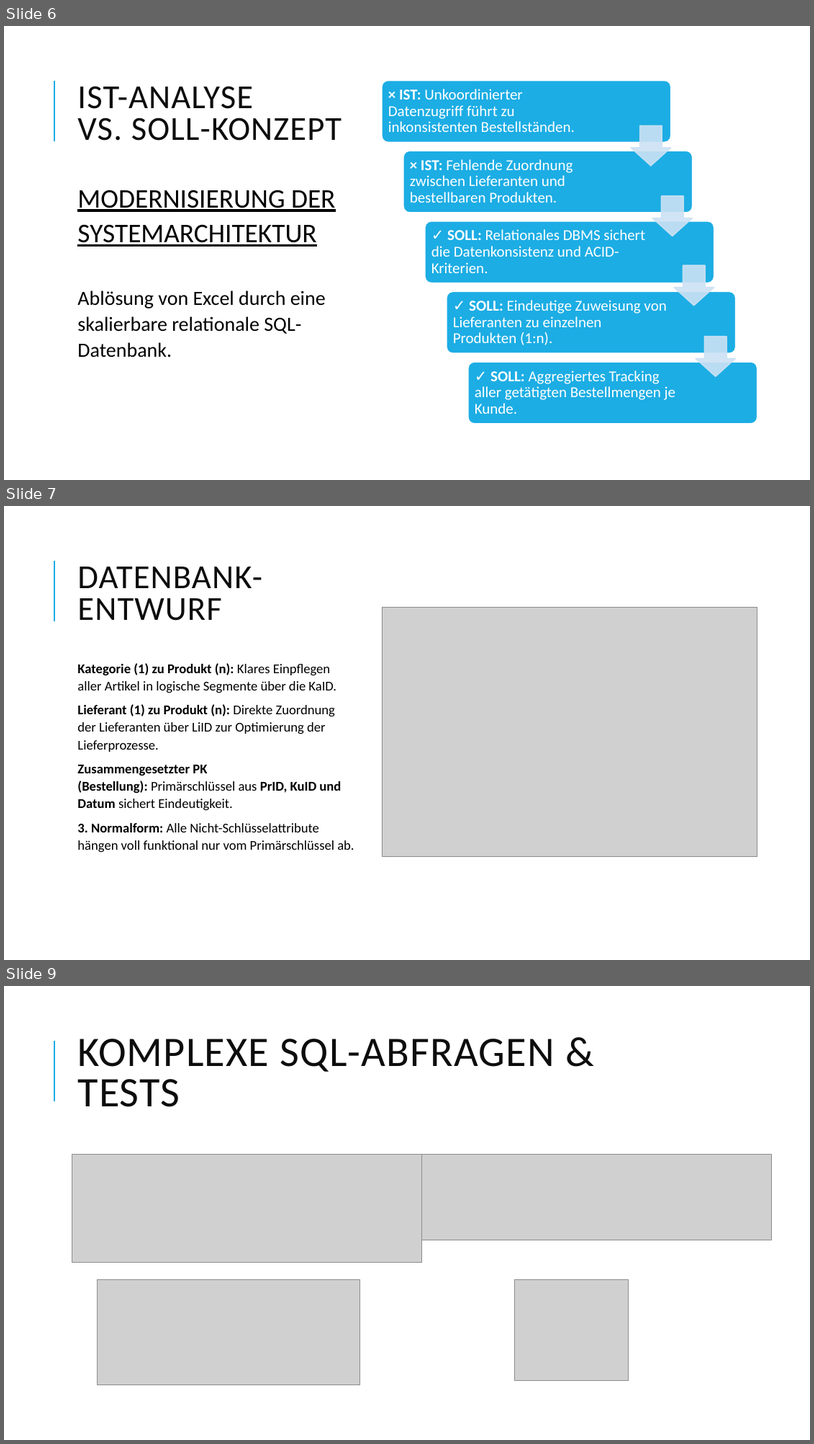
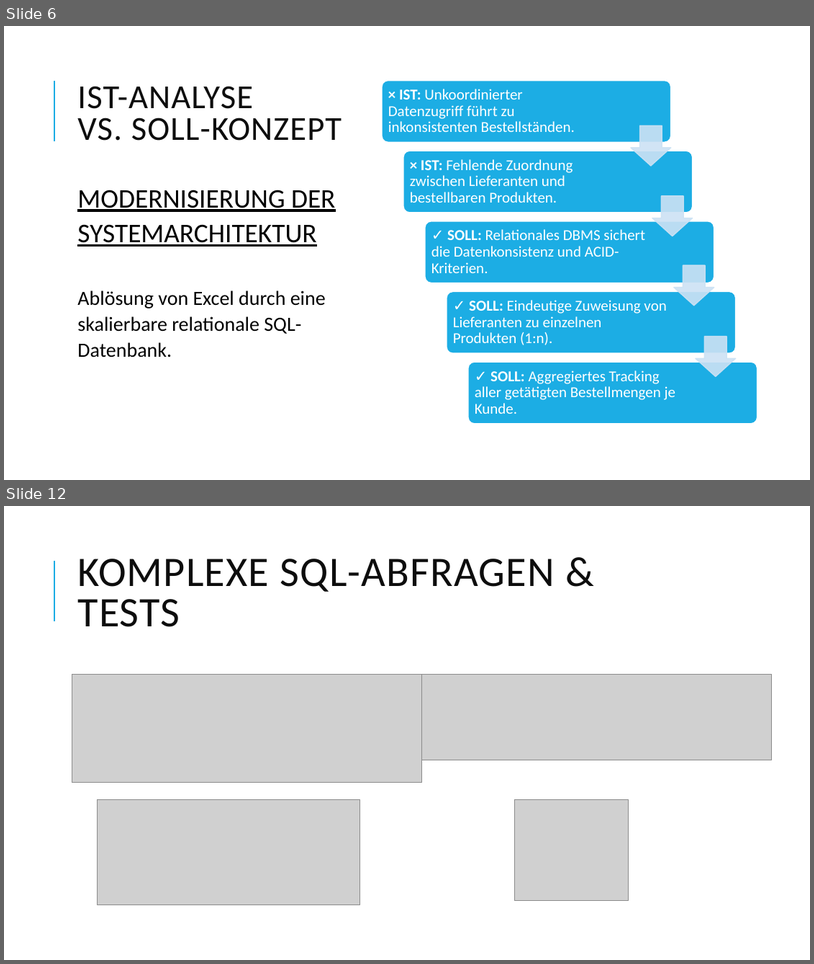
Before and after one commit to anassyno/teamprojekt, a slide deck: Präsentation Projekt DB.pptx. Shown one above the other, each under a label of ours: slides 6, 7 and 9 before the commit, slides 6 and 12 after it; the slides between them are not shown. The pictures are 814x1444 and 814x964 pixels, drawn with LibreOffice and Linux fonts; fonts in the diff are those of the drawing; grey boxes stand for pictures. Boxes give left, top, right and bottom in pixels: in the first picture for what was removed or moved away, otherwise in the second. Text is boxed around its words. In the diff, an @@ line names an element or a change of style, - is before the commit and + after.

```diff
--- a/Präsentation Projekt DB.pptx
+++ b/Präsentation Projekt DB.pptx
@@ slide 7 removed at (4, 506, 810, 960), background #FFFFFF; not listed: 1 template element that a slide beside it also shows @@
@@ title removed at (77, 566, 262, 620) @@
-DATENBANK-ENTWURF
@@ picture removed at (382, 608, 758, 856) @@
@@ text removed at (77, 663, 354, 852) @@
-Kategorie (1) zu Produkt (n): Klares Einpflegen aller Artikel in logische Segmente über die KaID.
-Lieferant (1) zu Produkt (n): Direkte Zuordnung der Lieferanten über LiID zur Optimierung der Lieferprozesse.
-Zusammengesetzter PK (Bestellung): Primärschlüssel aus PrID, KuID und Datum sichert Eindeutigkeit.
-3. Normalform: Alle Nicht-Schlüsselattribute hängen voll funktional nur vom Primärschlüssel ab.
@@ what was slide 9 is now slide 12 @@
```
Also in this commit, not shown: 5 slides added, 1 other slide removed, 1 other file.
